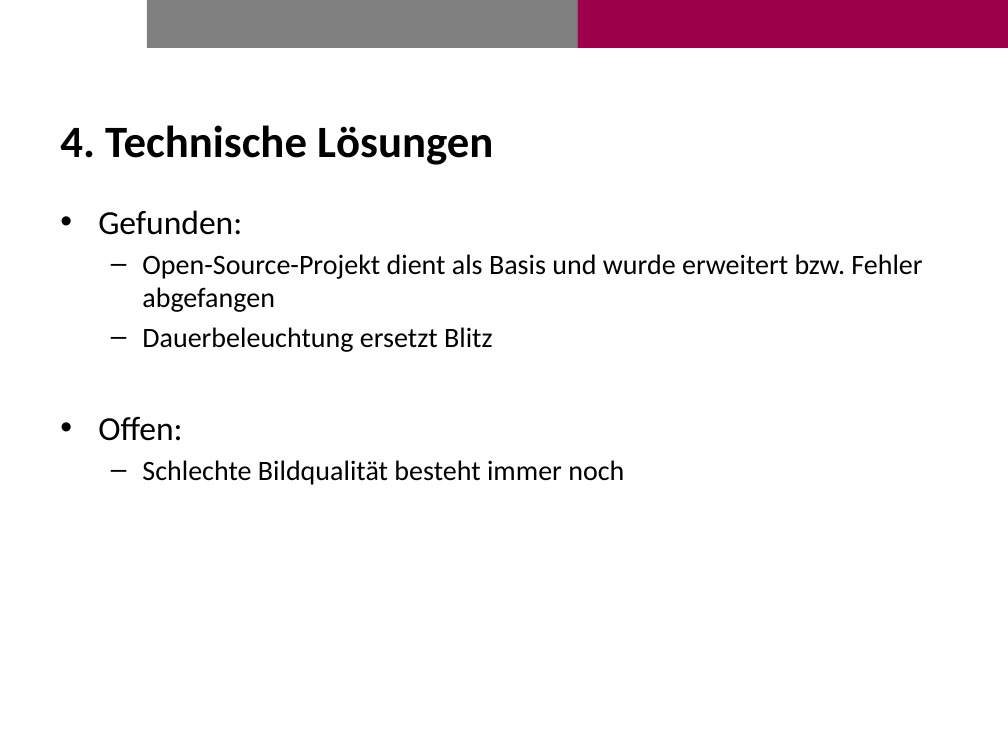
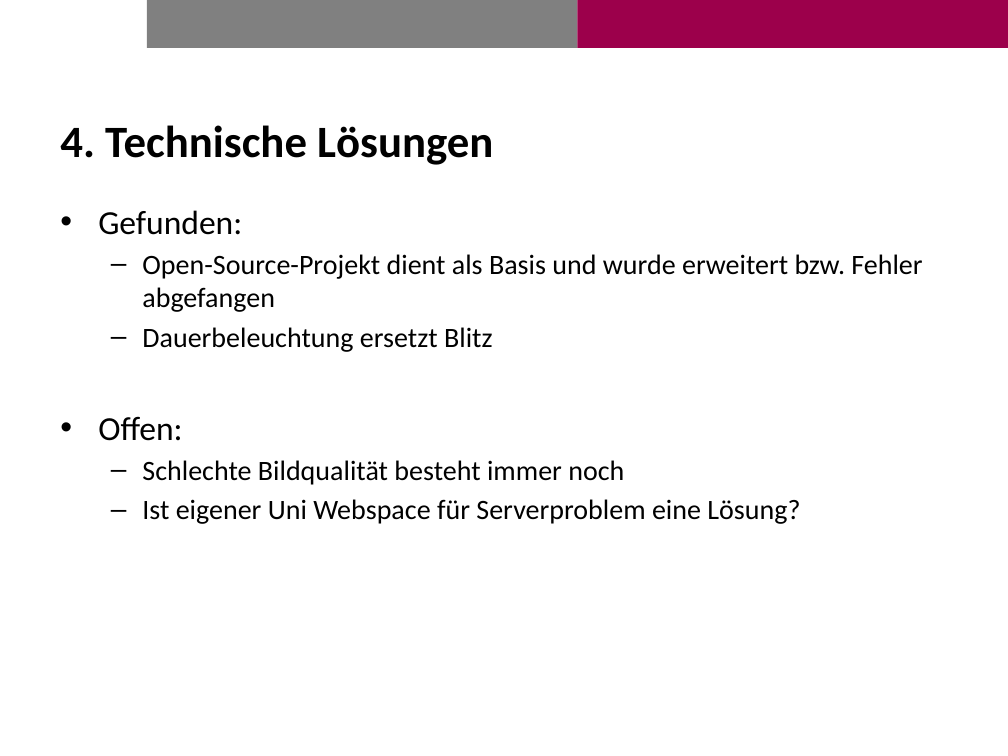
Before and after one commit to Brias/Photo-Booth, a slide deck: slide 6 of presentation/presentation.pptx. Drawn at 1008x756 pixels with LibreOffice and Linux fonts; fonts in the diff are those of the drawing; background and template pictures are left out. Boxes give left, top, right and bottom in pixels: in the first picture for what was removed or moved away, otherwise in the second. Text is boxed around its words. In the diff, an @@ line names an element or a change of style, - is before the commit and + after.

```diff
--- a/presentation/presentation.pptx
+++ b/presentation/presentation.pptx
@@ text at bbox=[142, 499, 800, 524]: paragraph added @@
+  – Ist eigener Uni Webspace für Serverproblem eine Lösung?
```
Also in this commit, not shown: 1 other slide changed.
